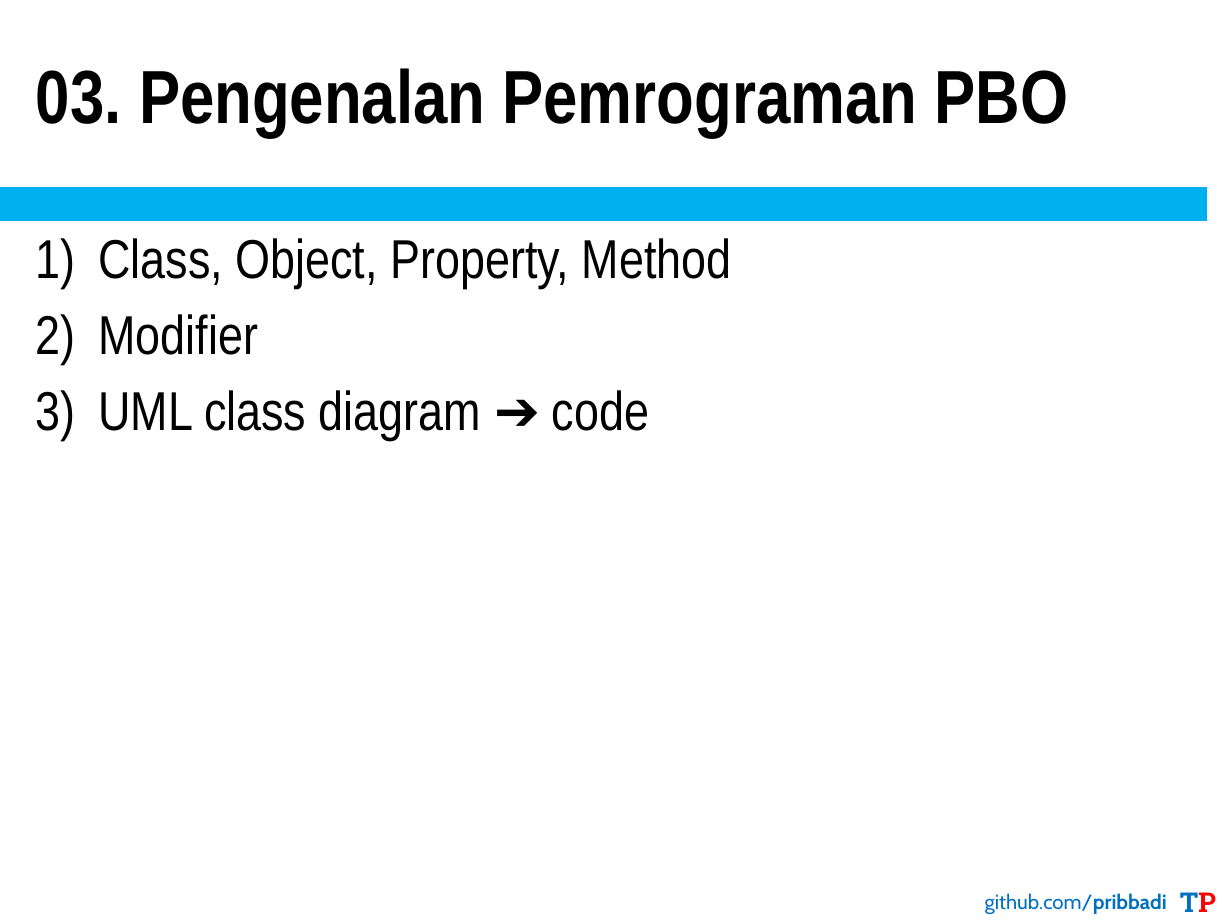
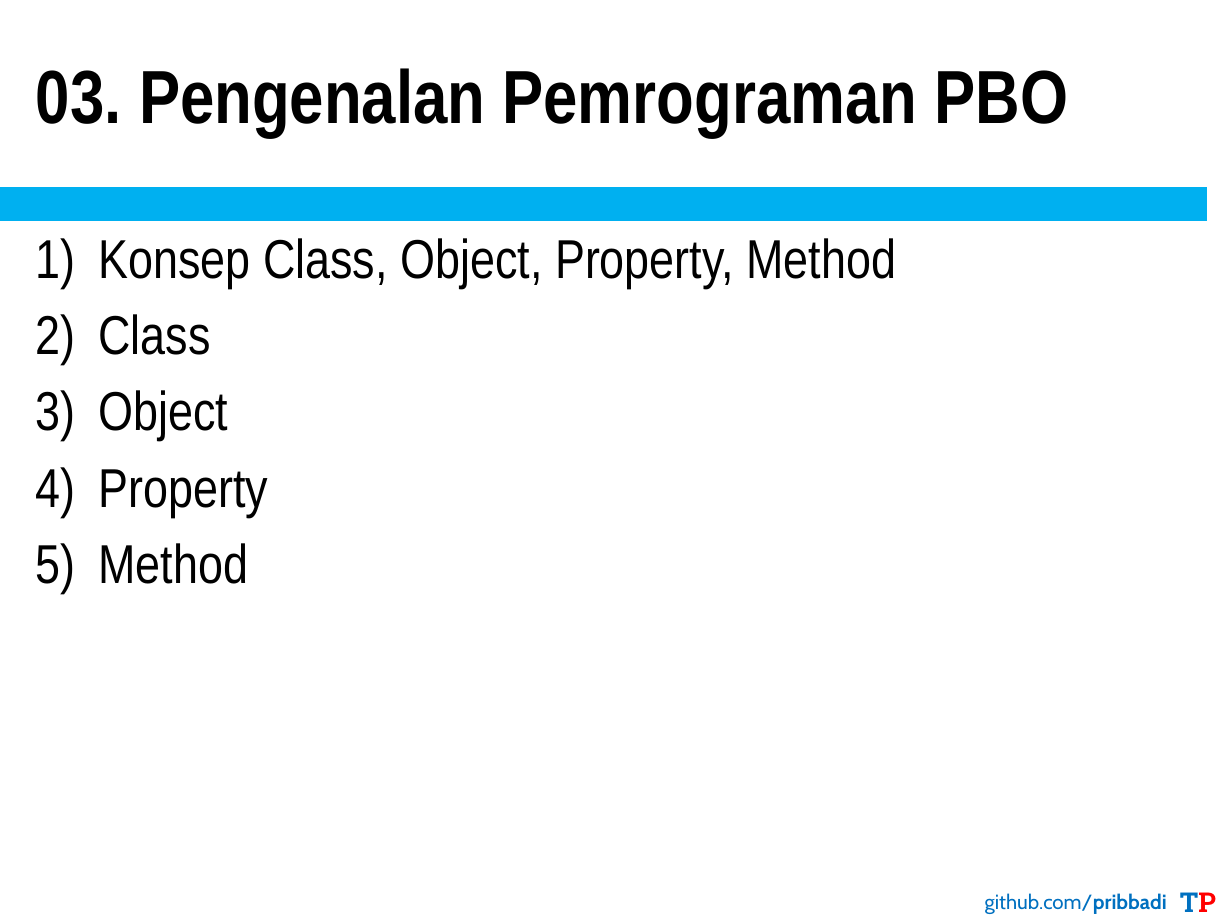
Before and after one commit to pribbadi/PBO-TI20192020-3-4, a slide deck: slide 2 of 1. Bahan Ajar/PribadiTeguh-PBO-TI20192020-3-4-03.Pengenalan Pemrograman PBO.pptx. Drawn at 1232x924 pixels with LibreOffice and Linux fonts; fonts in the diff are those of the drawing. Boxes give left, top, right and bottom in pixels: in the first picture for what was removed or moved away, otherwise in the second. Text is boxed around its words. In the diff, an @@ line names an element or a change of style, - is before the commit and + after.

```diff
--- a/1. Bahan Ajar/PribadiTeguh-PBO-TI20192020-3-4-03.Pengenalan Pemrograman PBO.pptx
+++ b/1. Bahan Ajar/PribadiTeguh-PBO-TI20192020-3-4-03.Pengenalan Pemrograman PBO.pptx
@@ text at box(98, 238, 896, 584): text changed @@
-1) Class, Object, Property, Method
-2) Modifier
-3) UML class diagram ➔ code
+1) Konsep Class, Object, Property, Method
+2) Class
+3) Object
+4) Property
+5) Method
```
Also in this commit, not shown: 6 other slides changed, 4 slides added, 13 slides removed, 43 other files.
